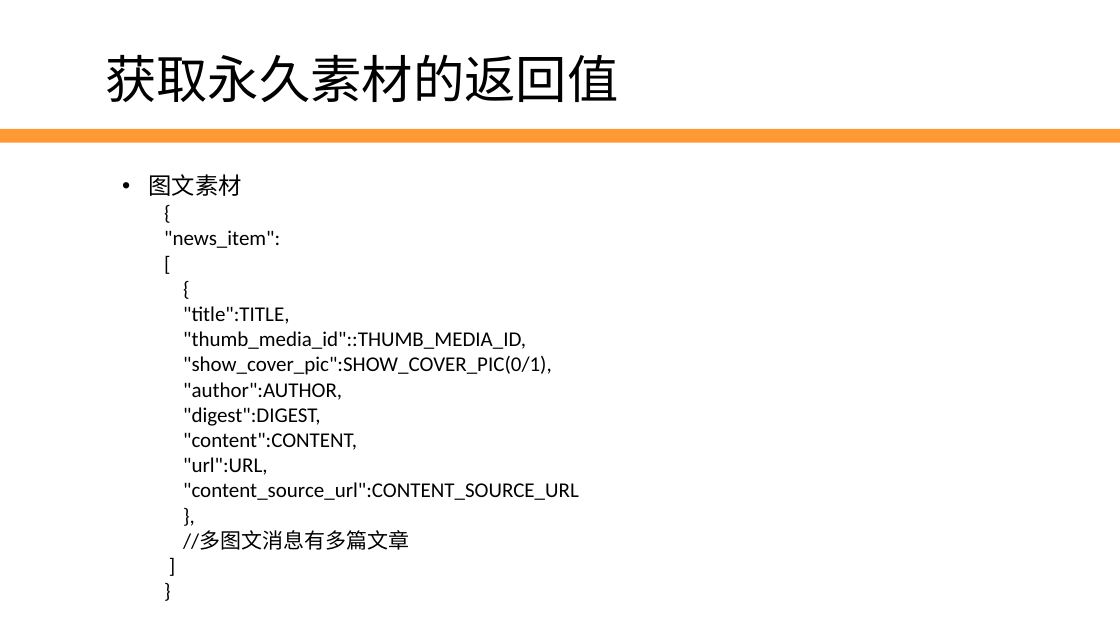
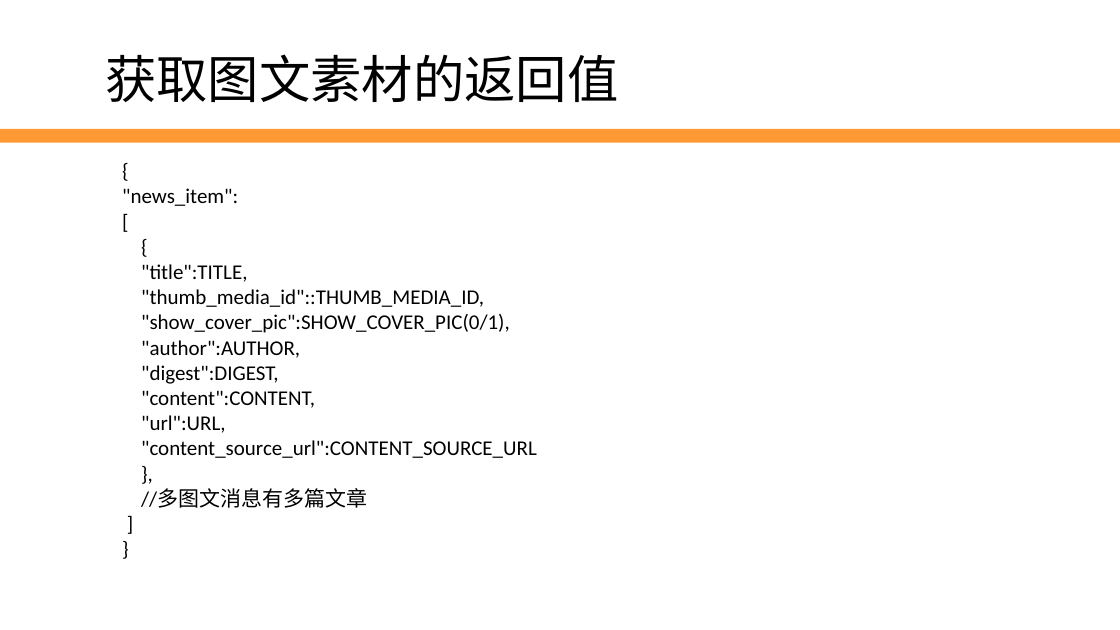
Before and after one commit to edu2act/2017-2018_1st_Wechat_Web_Programming, a slide deck: slide 15 of 第7讲 素材与图文消息.pptx (slide 14 before the commit). Drawn at 1120x630 pixels with LibreOffice and Linux fonts; fonts in the diff are those of the drawing; background and template pictures are left out. Boxes give left, top, right and bottom in pixels: in the first picture for what was removed or moved away, otherwise in the second. Text is boxed around its words. In the diff, an @@ line names an element or a change of style, - is before the commit and + after.

```diff
--- a/第7讲 素材与图文消息.pptx
+++ b/第7讲 素材与图文消息.pptx
@@ text at [105,54,618,102]: text changed @@
-获取永久素材的返回值
+获取图文素材的返回值
@@ text "{ "news_item": [ { "title":TITLE, ..." at [122,188,537,508]: list level 2 to 1 in "{ "news_item": [ { "title":TITLE, ..." @@
@@ text at [148,174,241,196]: paragraph removed @@
-• 图文素材
```
Also in this commit, not shown: 9 other slides changed, 3 slides added, 10 slides removed, 1 other file.
